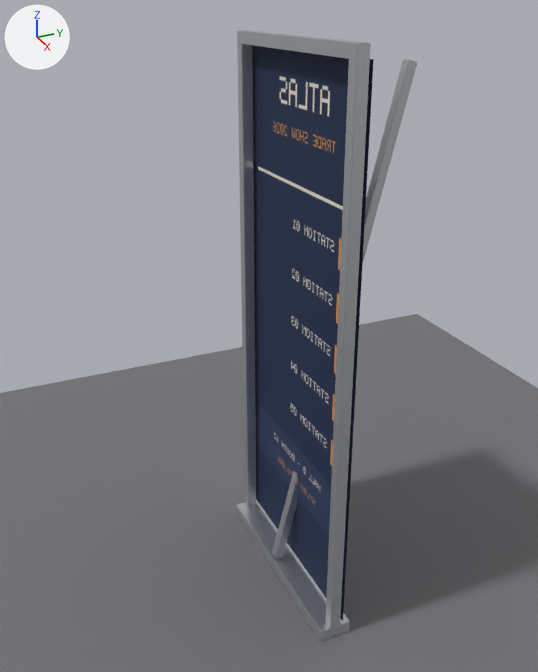
The Blender file tasks/cua/banner-stand/solution/banner_stand.blend: old version first, new version second.
The view is the same before and after, from a 50 mm camera at (2.13, -1.04, 2.11) aimed at (-0.03, -0.07, 1.03). The lights are fixed; the arrows at upper left show +X, +Y and +Z. The older version comes first.

In view in the first picture: 'base', 'canvas', 'ground', 'leg_rear', 'mast_left', 'mast_right', 'top_bar'.
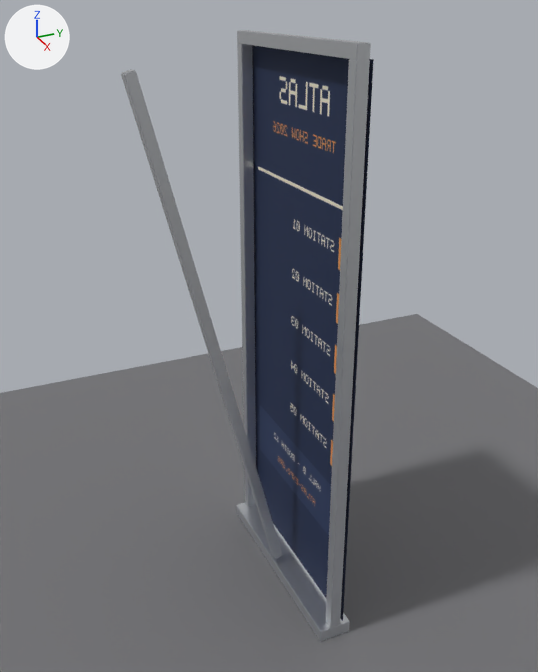
ob_hinge_rear is not drawn itself; it is the parent of ob_leg_rear.

The change, as JSON lines over the scene's bpy script:
```json
{"op": "set", "path": "ob_hinge_rear.rotation_euler", "old": "(-0.244, 0.0, 0.0)", "new": "(0.244, 0.0, 0.0)", "note": "degrees (-14, 0, 0) -> degrees (14, 0, 0)"}
```

What differs and where, as boxes [x1, y1, x2, y2] in the pictures (538 x 672 px):
```json
{"object": "leg_rear", "change": "turned", "before": [272, 59, 417, 558], "after": [121, 69, 283, 559]}
```
